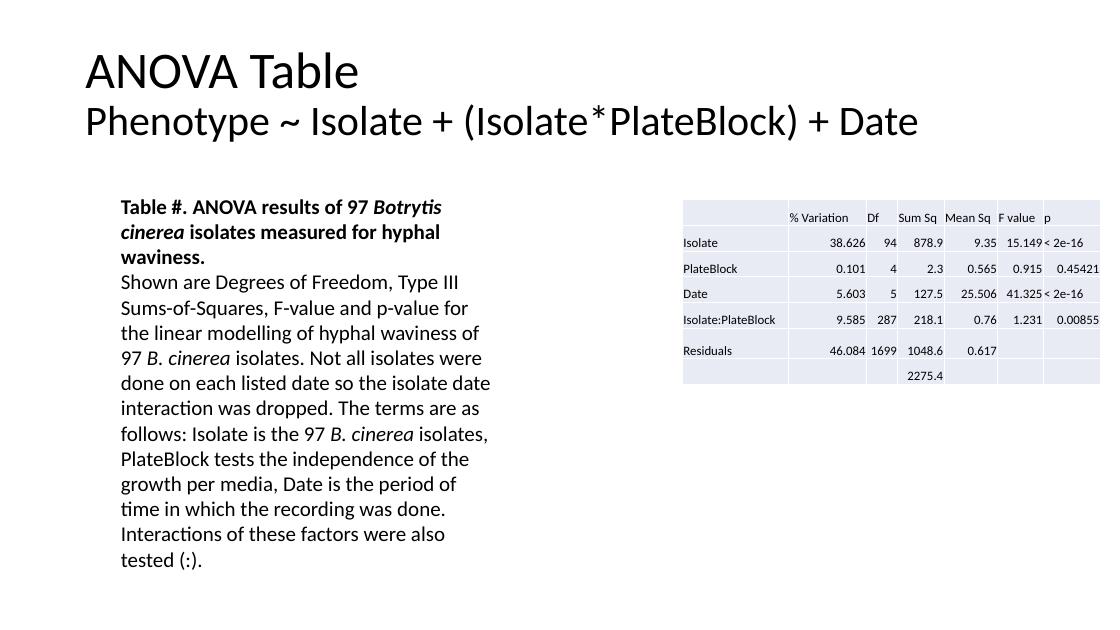
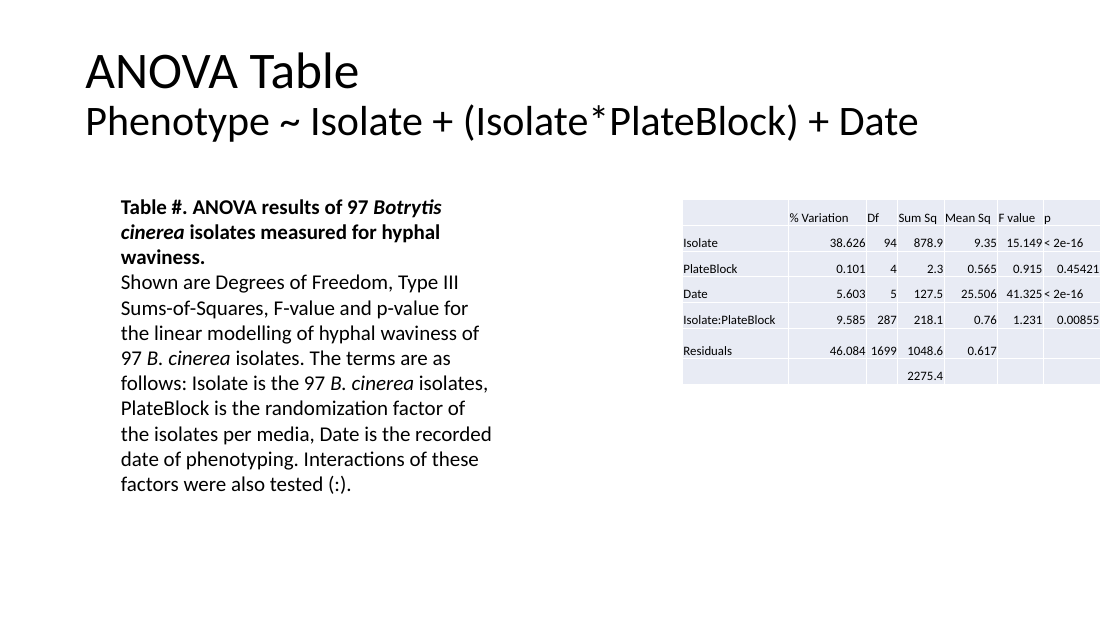
Before and after one commit to JosueVega/Hwaviness, a slide deck: slide 3 of paper/HWavinessGraphs_Figs_Capt.pptx. Drawn at 1120x630 pixels with LibreOffice and Linux fonts; fonts in the diff are those of the drawing. Boxes give left, top, right and bottom in pixels: in the first picture for what was removed or moved away, otherwise in the second. Text is boxed around its words. In the diff, an @@ line names an element or a change of style, - is before the commit and + after.

```diff
--- a/paper/HWavinessGraphs_Figs_Capt.pptx
+++ b/paper/HWavinessGraphs_Figs_Capt.pptx
@@ text at (x1=121, y1=274, x2=492, y2=491): text changed @@
-Shown are Degrees of Freedom, Type III Sums-of-Squares, F-value and p-value for the linear modelling of hyphal waviness of 97 B. cinerea isolates. Not all isolates were done on each listed date so the isolate date interaction was dropped. The terms are as follows: Isolate is the 97 B. cinerea isolates, PlateBlock tests the independence of the growth per media, Date is the period of time in which the recording was done. Interactions of these factors were also tested (:).
+Shown are Degrees of Freedom, Type III Sums-of-Squares, F-value and p-value for the linear modelling of hyphal waviness of 97 B. cinerea isolates. The terms are as follows: Isolate is the 97 B. cinerea isolates, PlateBlock is the randomization factor of the isolates per media, Date is the recorded date of phenotyping. Interactions of these factors were also tested (:).
```
Also in this commit, not shown: 3 other slides changed, 8 other files.
